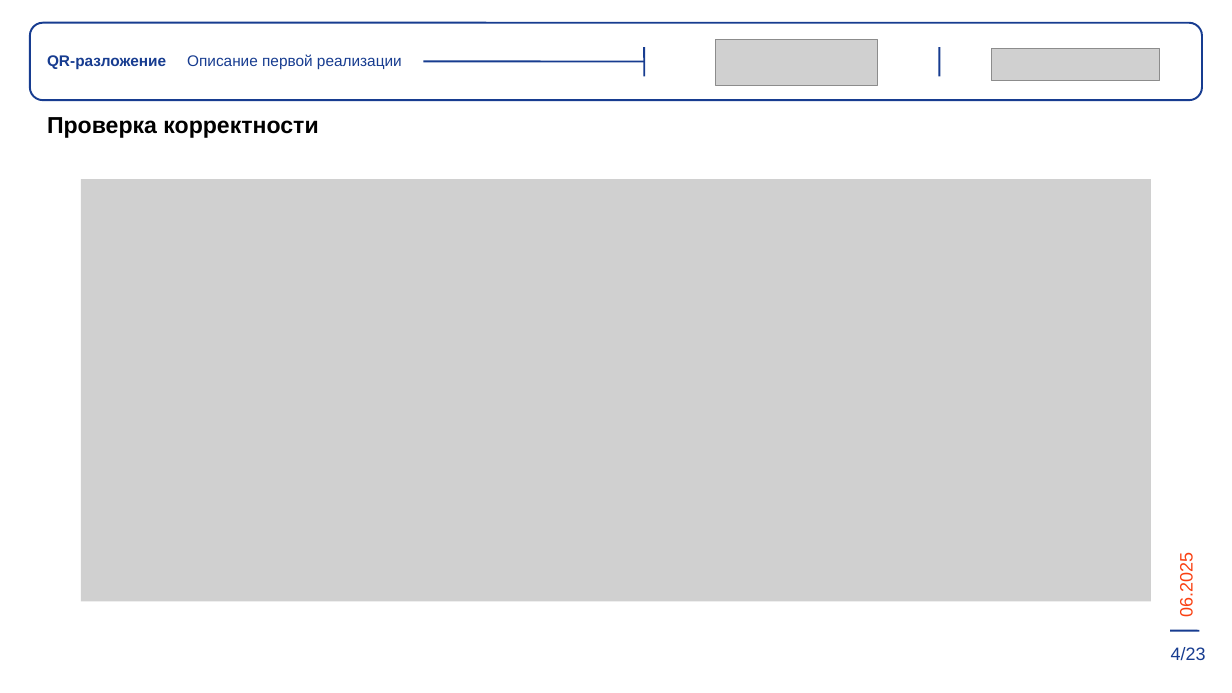
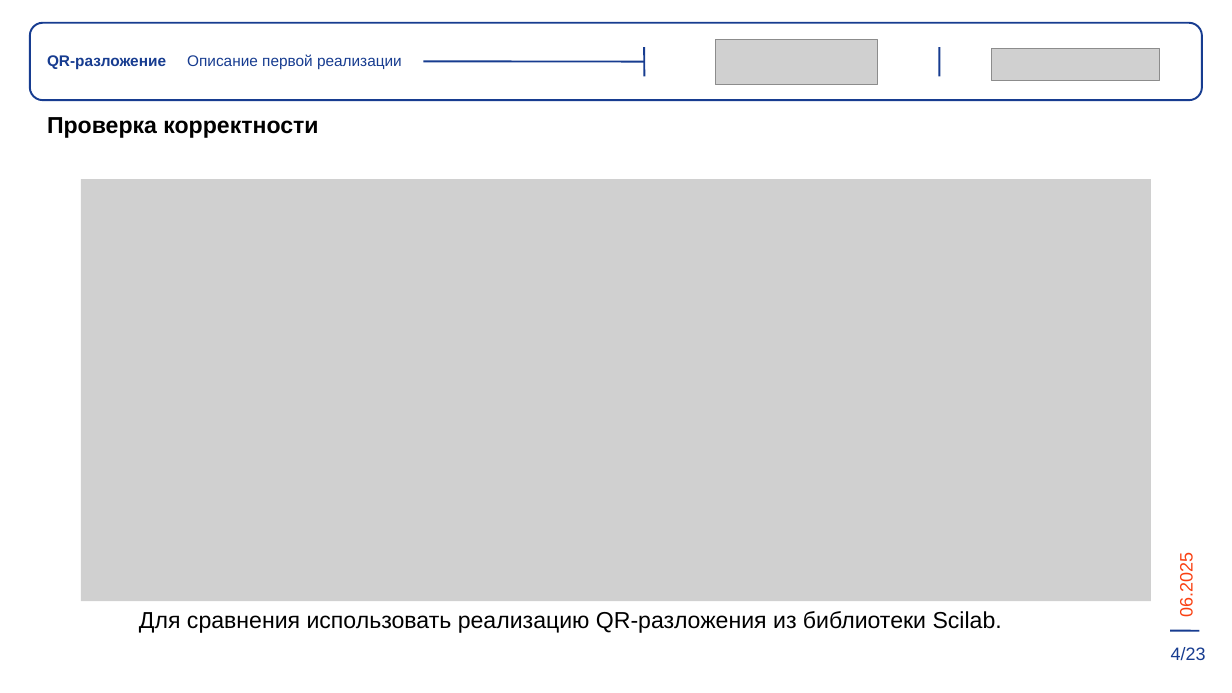
Before and after one commit to wellcome2AD/QR-decomposition, a slide deck: slide 5 of отчётность/диплом.pptx. Drawn at 1232x693 pixels with LibreOffice and Linux fonts; fonts in the diff are those of the drawing; grey boxes stand for pictures. Boxes give left, top, right and bottom in pixels: in the first picture for what was removed or moved away, otherwise in the second. Text is boxed around its words. In the diff, an @@ line names an element or a change of style, - is before the commit and + after.

```diff
--- a/отчётность/диплом.pptx
+++ b/отчётность/диплом.pptx
@@ text added at [139, 611, 1002, 633], 18 pt, text #000000 @@
+Для сравнения использовать реализацию QR-разложения из библиотеки Scilab.
```
Also in this commit, not shown: 8 other slides changed, 4 other files.
